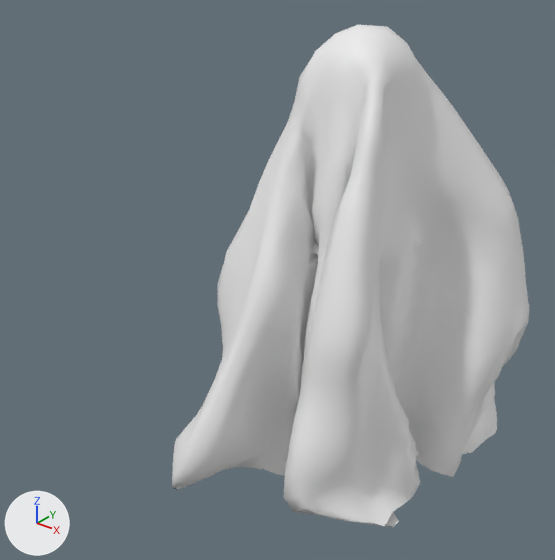
Before and after pictures for a commit that changed the glTF model src/assets/AnotherGhost.glb.
One viewpoint serves both versions: a 50 mm lens placed at (4.89, -7.69, 7.18), pointed at (-0.2, -1.34, 3.24). Lighting does not change. The marker at lower left points along +X, +Y and +Z. The first picture is the older version. Both versions are drawn at full value of the shape key 'f02' of 'Plane.001'; the numbers are the values there. Vertices at exactly the same position are counted once.
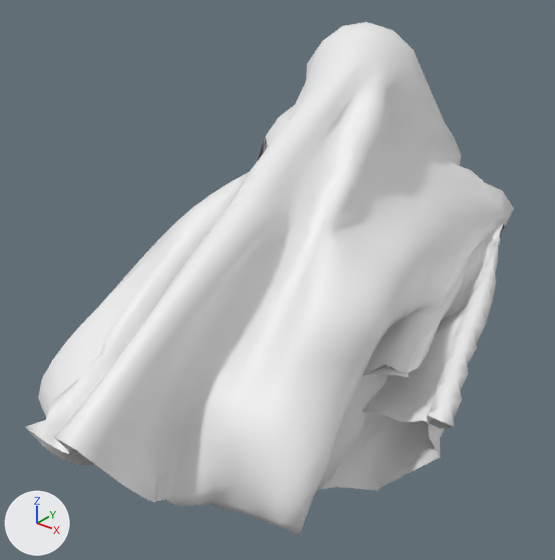
Where the change shows, as pixel boxes (x1, y1, x2, y2) in the pictures (555 x 560 px):
'Plane.001', reshaped (37% wider): before (172, 25, 529, 527); after (25, 22, 514, 535)
'Cone.001', deleted (mostly hidden): before (313, 241, 422, 254)

Edits to the bpy script that builds the scene:
```text
Change me_plane_001:
    used by ob_plane_001; location = (-0.06, 0.08, 2.23); scale = (5.6, 5.6, 5.6)
    remove me_plane_001.from_pydata(...)  # 2113 vertices, 4096 faces; spans x -0.407..0.359, y -0.495..0.371, z -0.389..0.671
    add me_plane_001.from_pydata(...)  # 2113 vertices, 4096 faces; spans x -0.34..0.443, y -0.857..0.229, z -0.173..0.673
    me_plane_001 part 1: 2113 of 2113 vertices moved; they spanned x -0.407..0.359, y -0.495..0.371, z -0.389..0.671 and now span x -0.34..0.443, y -0.857..0.229, z -0.173..0.673; mean shift (-0.014, -0.208, 0.166)
Remove ob_cone_001:
    ob_cone_001 = bpy.data.objects.new('Cone.001', me_cone_001)
    ob_cone_001.location = (0.0, 0.0, 4.44)
    ob_cone_001.scale = (0.961, 0.961, 0.961)
```
